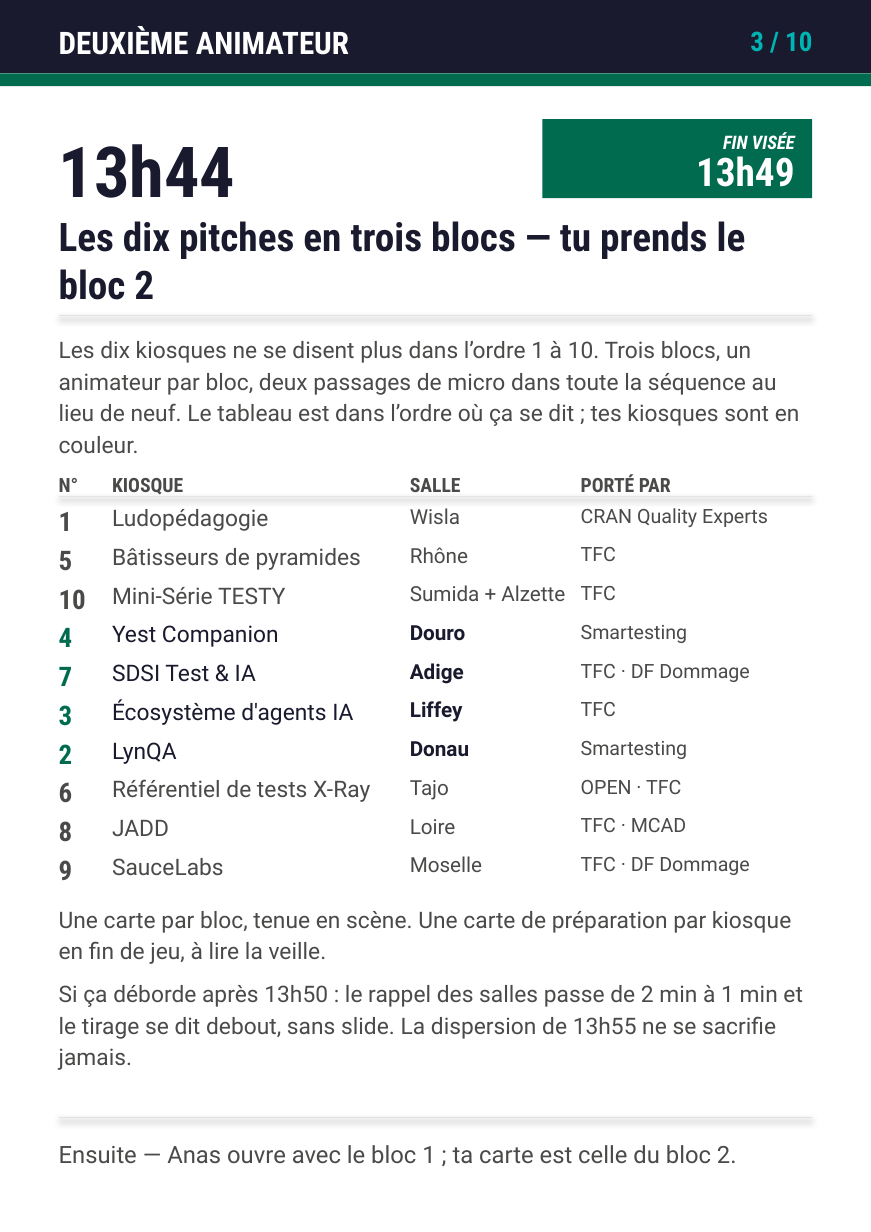
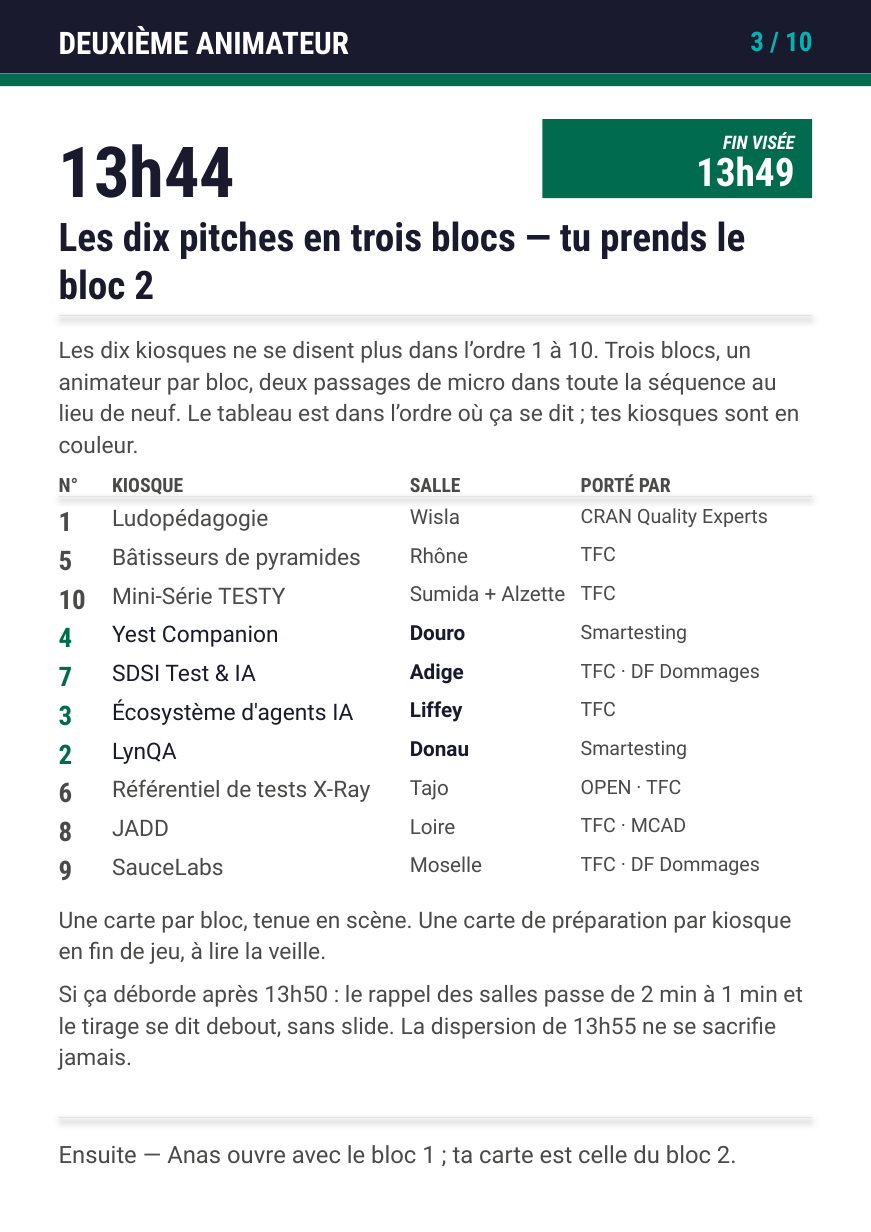
Before and after one commit to caa-jdelaux/info-hub, a slide deck: slide 29 of outils/fiches/fiches-animateurs.pptx. Drawn at 871x1232 pixels with LibreOffice and Linux fonts; fonts in the diff are those of the drawing. Boxes give left, top, right and bottom in pixels: in the first picture for what was removed or moved away, otherwise in the second. Text is boxed around its words. In the diff, an @@ line names an element or a change of style, - is before the commit and + after.

```diff
--- a/outils/fiches/fiches-animateurs.pptx
+++ b/outils/fiches/fiches-animateurs.pptx
@@ text at [581, 664, 760, 682]: text changed @@
-TFC · DF Dommage
+TFC · DF Dommages
@@ text at [581, 857, 760, 875]: text changed @@
-TFC · DF Dommage
+TFC · DF Dommages
```
Also in this commit, not shown: 5 other slides changed, 4 other files.
